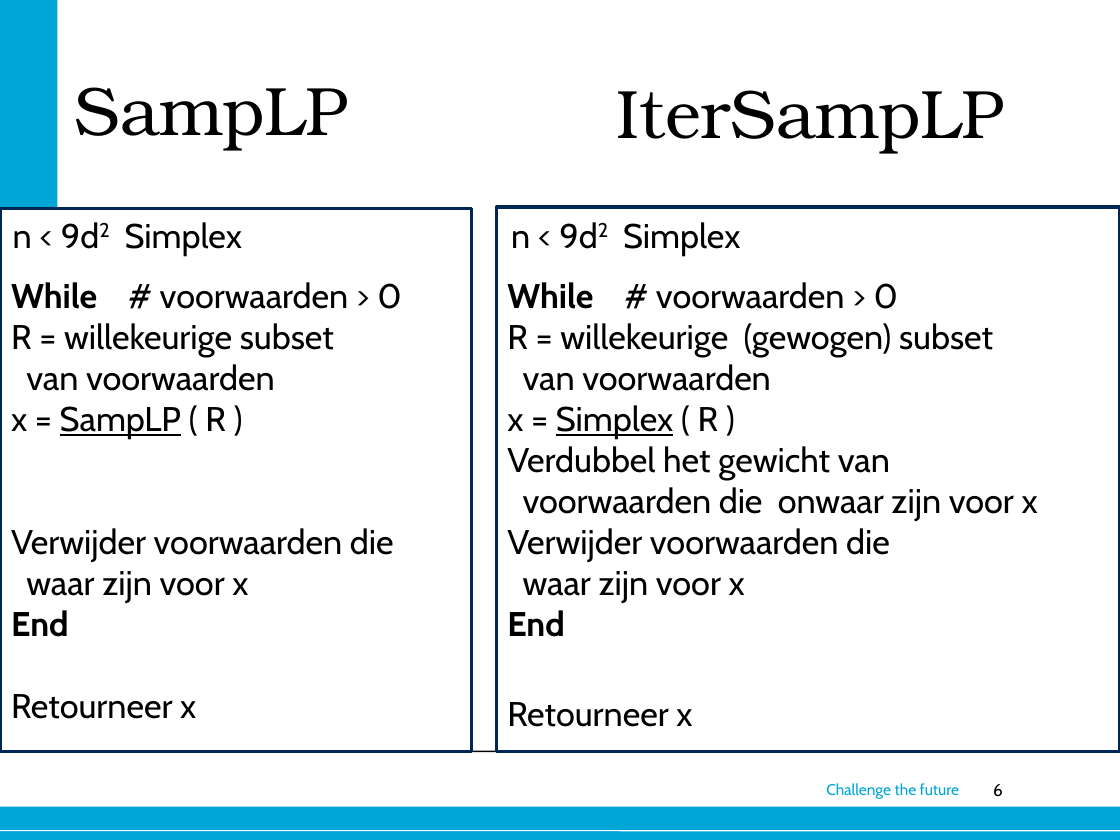
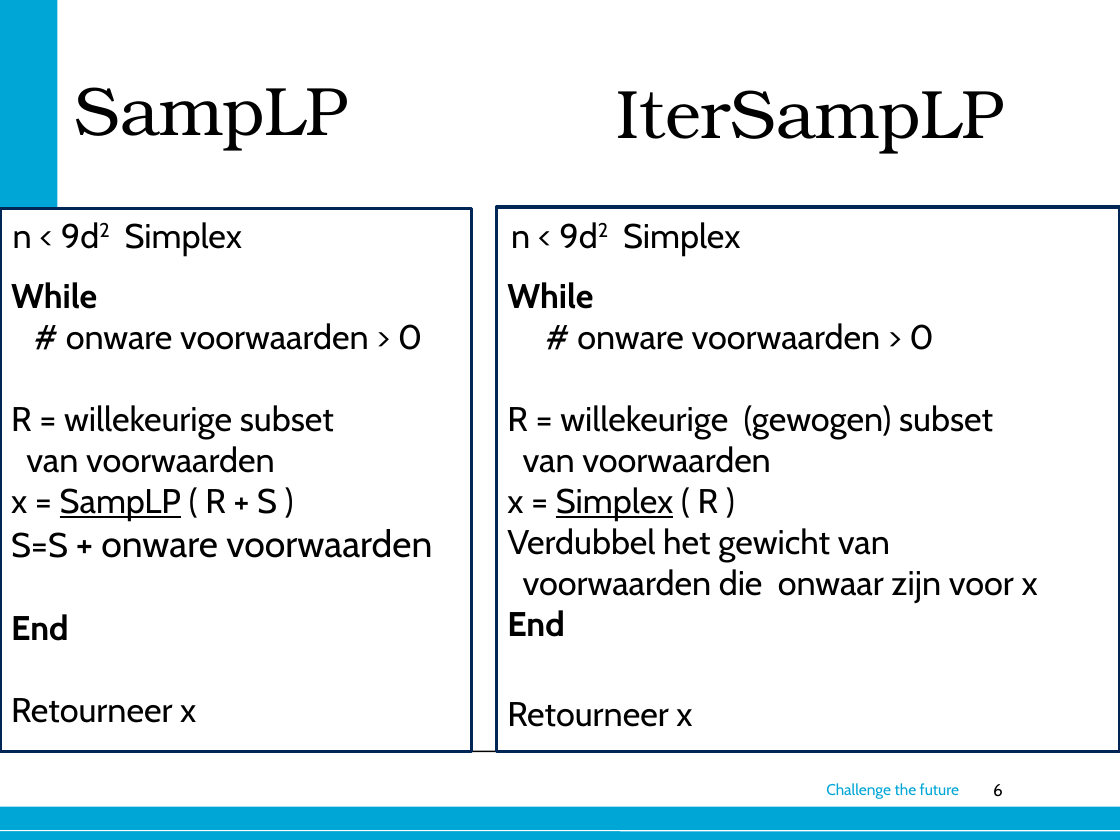
Before and after one commit to mvandertuin/RandomizedAlgorithmsLP, a slide deck: slide 6 of Presentation/presentatie.pptx. Drawn at 1120x840 pixels with LibreOffice and Linux fonts; fonts in the diff are those of the drawing; background and template pictures are left out. Boxes give left, top, right and bottom in pixels: in the first picture for what was removed or moved away, otherwise in the second. Text is boxed around its words. In the diff, an @@ line names an element or a change of style, - is before the commit and + after.

Commit message:
Presentation updated

```diff
--- a/Presentation/presentatie.pptx
+++ b/Presentation/presentatie.pptx
@@ text at <box>11,282,422,350</box>: text changed @@
-While # voorwaarden > 0
+While
+# onware voorwaarden > 0
@@ text at <box>507,282,933,350</box>: text changed @@
-While # voorwaarden > 0
+While
+# onware voorwaarden > 0
@@ text at <box>11,488,432,558</box>: text changed; size 22 to 24 pt @@
-x = SampLP ( R )
-Verwijder voorwaarden die
-waar zijn voor x
+x = SampLP ( R + S )
+S=S + onware voorwaarden
@@ text at <box>507,528,890,603</box>: paragraphs removed @@
-Verwijder voorwaarden die
-waar zijn voor x
```
Also in this commit, not shown: 4 other slides changed.
